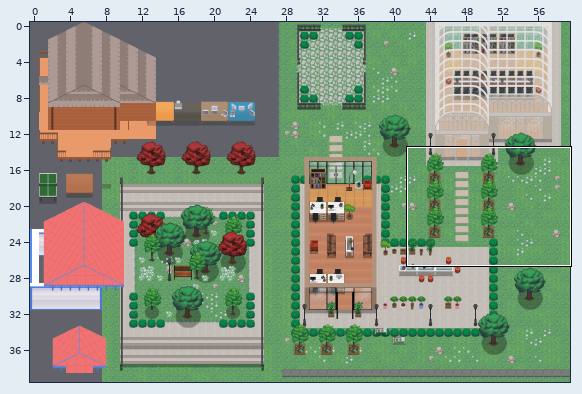
An edit to a level. Tiled map (JSON), map.tmj. The first picture is a wide view before the edit; the outline marks the close-up.
Close-up. As it was:
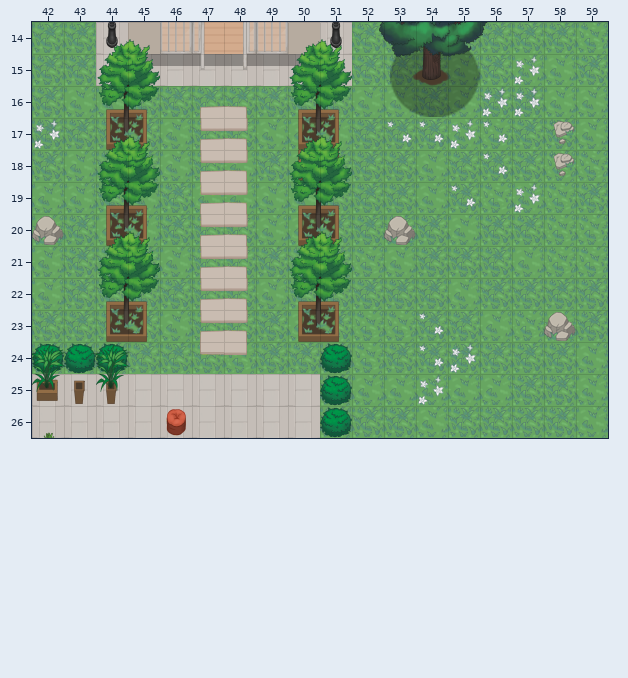
Cells are 32x32 px. Shown: x 42..59, y 14..26. The commit also changed other parts of the map, which this record leaves out.
Now the later version:
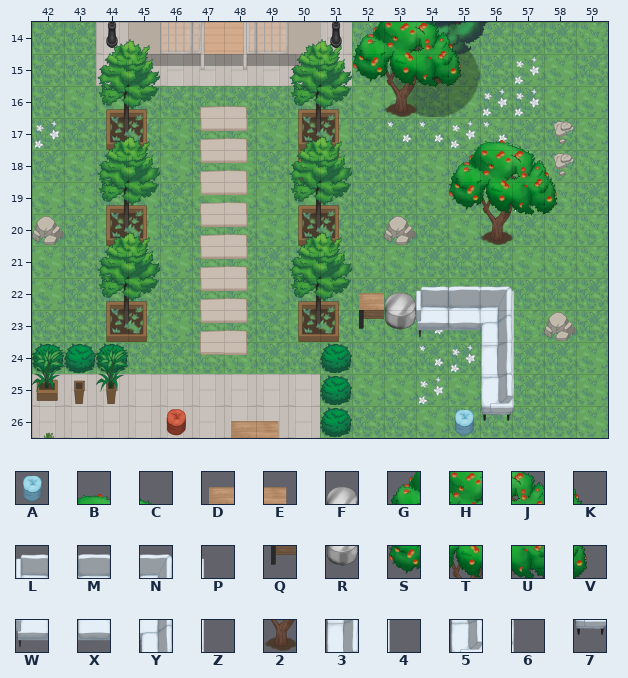
Key: from "ORGA_AssetVillage_Alizée_1": A 2191, B 2345, C 2346, D 2390, E 2391, F 2392, G 2408, H 2409, J 2410, K 2411, L 2446, M 2447, N 2449, P 2450, Q 2454, R 2456, S 2472, T 2473, U 2474, V 2475, W 2510, X 2511, Y 2513, Z 2514, 2 2537, 3 2703, 4 2704, 5 2767, 6 2768, 7 2831.
_ is an empty cell, . an unchanged one.
Edits made:
--- layer "Furniture 2"
@@ x 55..58 @@
-17 .__.
-18 ____
-19 ____
-20 ._..
+17 .BC.
+18 GHJK
+19 STUV
+20 .2..
@@ x 48..57 @@
-22 ....______
-23 ....______
-24 ........__
-25 ........__
-26 __.....__.
+22 ....DFLMNP
+23 ....QRWXYZ
+24 ........34
+25 ........56
+26 DE.....A7.
--- layer "Roof"
@@ x 52..55 @@
-14 ____
-15 ____
-16 ._..
+14 GHJK
+15 STUV
+16 .2..
Pixel boxes of the changes (left, top, right, bottom) in both close-ups:
added: (353, 22, 461, 117)
added: (449, 140, 557, 245)
added: (359, 286, 515, 436)
added: (231, 421, 279, 438)
